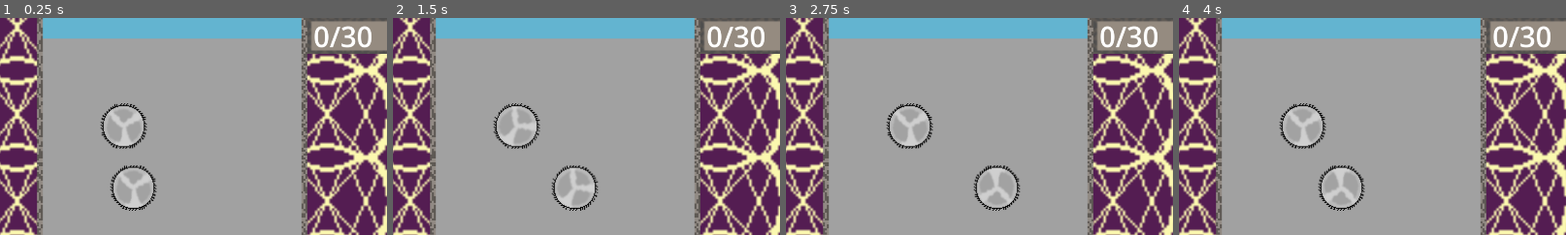
Above: before the commit, frames 1-4 (left to right).
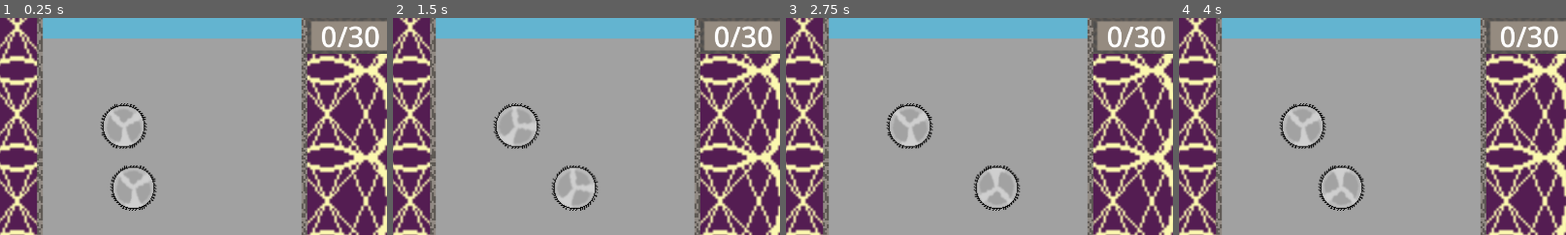
Above: after the commit, the same moments.

Repository: Awesomeness7/UNC-24-Fall-Jam-Senator-Pit
Game: Godot game, scene res://Scenes/main.tscn
Two runs of this game, one before a commit and one after it. Both use one fixed random seed, a clock stepped at 60 frames per second and the inputs below.
Inputs (mouse positions are % of the whole screen's width and height, from its top left):
- Up to frame 1 (0.25 s): no input
- Up to frame 2 (1.5 s): move the mouse to (72, 45) at 0.52 s; click (72, 45) at 0.67 s; move the mouse to (30, 55) at 1.27 s; click (30, 55) at 1.42 s
- Up to frame 3 (2.75 s): move the mouse to (60, 28) at 2.02 s; click (60, 28) at 2.17 s
- Up to frame 4 (4 s): move the mouse to (45, 70) at 2.77 s; click (45, 70) at 2.92 s; move the mouse to (80, 65) at 3.52 s; click (80, 65) at 3.67 s
The pictures show only the part of the screen within x 28-78%, y 18-68%; the shares and areas given below are measured in that part.

The runs differ from the first frame. In frame 1, 1.0% of the frame differs, in the area x 81-98%, y 3-14%; in frame 2, 1.0%; in frame 3, 1.0%; in frame 4, 1.0%.

Commit message:
Added winning and losing

Diff:
--- a/Scenes/CommonScenes/InterfaceElements/pit.tscn
+++ b/Scenes/CommonScenes/InterfaceElements/pit.tscn
@@ -27,6 +27,7 @@
 [node name="CollisionShape2D" type="CollisionShape2D" parent="clickArea"]
 position = Vector2(320, 115)
 shape = SubResource("RectangleShape2D_c1dn6")
+debug_color = Color(0.631373, 0.631373, 0.631373, 1)
 
 [node name="carpet" type="StaticBody2D" parent="."]
 
--- a/Scenes/LevelOne/levelOne.tscn
+++ b/Scenes/LevelOne/levelOne.tscn
@@ -25,6 +25,8 @@
 [node name="quotaCounter" parent="." instance=ExtResource("6_hce67")]
 position = Vector2(655, 178)
 
+[connection signal="timeOut" from="levelClock" to="." method="timeOut"]
 [connection signal="onSenatorDeath" from="pitGeneric" to="quotaCounter" method="senatorKilled"]
 [connection signal="senatorPlaced" from="pitGeneric" to="senatorCounter" method="senatorPlaced"]
 [connection signal="senatorsDepleted" from="senatorCounter" to="." method="senatorsDepleted"]
+[connection signal="quotaReached" from="quotaCounter" to="." method="quotaMet"]
--- a/Scenes/main.tscn
+++ b/Scenes/main.tscn
@@ -50,3 +50,5 @@
 offset_bottom = 193.0
 text = "Pause"
 label_settings = SubResource("LabelSettings_iayba")
+
+[connection signal="gameOver" from="activeLevel" to="." method="gameOver"]
--- a/Scripts/levelOne.gd
+++ b/Scripts/levelOne.gd
@@ -1,4 +1,6 @@
 extends Node2D
+
+signal gameOver(endCondition: int)
 
 # Called when the node enters the scene tree for the first time.
 func _ready() -> void:
@@ -8,14 +10,13 @@
 func _process(_delta: float) -> void:
 	pass
 
-func gameOver(condition) -> void:
-	print(condition)
 
 func senatorsDepleted() -> void:
-	gameOver(0)
+	print("NO MORE SENATORS!")
+	gameOver.emit(0)
+
+func timeOut() -> void:
+	gameOver.emit(1)
 
 func quotaMet() -> void:
-	gameOver(1)
-
-func timeOut() -> void:
-	gameOver(2)
+	gameOver.emit(2)
--- a/Scripts/main.gd
+++ b/Scripts/main.gd
@@ -2,23 +2,35 @@
 
 var activeLevel
 var pauseMenu: Node2D
+var label: Label
 
 var paused = false
+var gameActive = true
 
 # Called when the node enters the scene tree for the first time.
 func _ready() -> void:
 	activeLevel = get_node("./activeLevel")
 	pauseMenu = get_node("./pauseMenu")
+	label = get_node("./pauseMenu/Label")
+
+	paused = false
+	label.text = "Paused"
+	pauseMenu.visible = false
+	gameActive = true
+	activeLevel.get_tree().paused = false
 
 func togglePauseMenu() -> void:
-	paused = !paused
+	if gameActive:
+		paused = !paused
 
-	if paused:
-		pauseMenu.visible = true
-		activeLevel.get_tree().paused = true
+		if paused:
+			pauseMenu.visible = true
+			activeLevel.get_tree().paused = true
+		else:
+			pauseMenu.visible = false
+			activeLevel.get_tree().paused = false
 	else:
-		pauseMenu.visible = false
-		activeLevel.get_tree().paused = false
+		get_tree().reload_current_scene()
 
 # Called every frame. 'delta' is the elapsed time since the previous frame.
 func _process(_delta: float) -> void:
@@ -27,3 +39,14 @@
 func _input(event):
 	if event.is_action_pressed("escape"):
 		togglePauseMenu()
+
+
+func gameOver(endCondition: int) -> void:
+	gameActive = false
+
+	activeLevel.get_tree().paused = true
+	if endCondition < 2:
+		label.text = "Defeat"
+	else:
+		label.text = "Victory\nThanks for playing!"
+	pauseMenu.visible = true
--- a/Scripts/quotaCounter.gd
+++ b/Scripts/quotaCounter.gd
@@ -9,7 +9,8 @@
 
 # Called when the node enters the scene tree for the first time.
 func _ready() -> void:
-	pass # Replace with function body.
+	text.text = "%2d/%2d" % [numDeadSenators, quota]
+
 
 # Called every frame. 'delta' is the elapsed time since the previous frame.
 func _process(delta: float) -> void:
@@ -20,7 +21,10 @@
 
 	text.text = "%2d/%2d" % [numDeadSenators, quota]
 
+	print(numDeadSenators)
+
 	if (numDeadSenators == quota):
+		print("QUOTA REACHED!")
 		quotaReached.emit()
 
 
--- a/Scripts/senatorCounter.gd
+++ b/Scripts/senatorCounter.gd
@@ -15,8 +15,9 @@
 	pass
 
 func senatorPlaced():
+	senatorsRemaining -= 1
+
 	if senatorsRemaining > 0:
-		senatorsRemaining -= 1
 		senatorsRemainingLabel.text = "%02d" % senatorsRemaining
 	elif senatorsRemaining == 0:
 		senatorsDepleted.emit()
